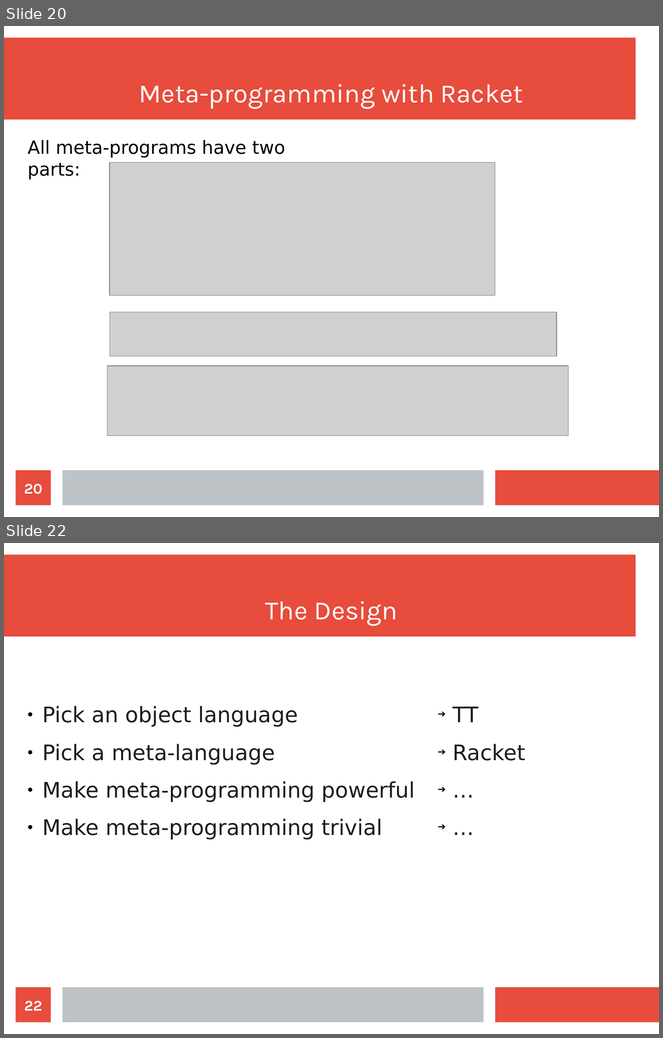
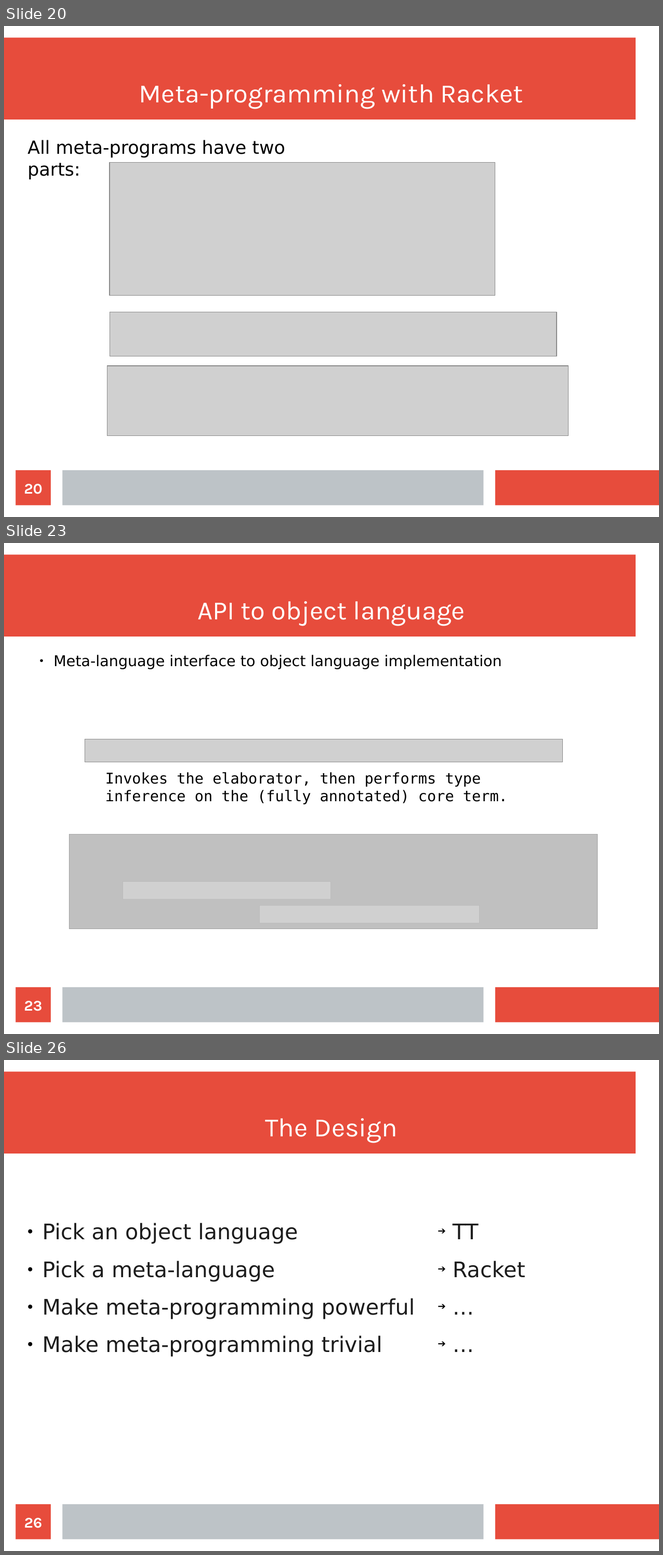
Before and after one commit to wilbowma/cur, a slide deck: hope-2016/slides.odp. Shown one above the other, each under a label of ours: slides 20 and 22 before the commit, slides 20, 23 and 26 after it; the slides between them are not shown. The pictures are 663x1038 and 663x1555 pixels, drawn with LibreOffice and Linux fonts; fonts in the diff are those of the drawing; grey boxes stand for pictures. Boxes give left, top, right and bottom in pixels: in the first picture for what was removed or moved away, otherwise in the second. Text is boxed around its words. In the diff, an @@ line names an element or a change of style, - is before the commit and + after.

```diff
--- a/hope-2016/slides.odp
+++ b/hope-2016/slides.odp
@@ slide 23 added at bbox=[4, 543, 659, 1034], background #FFFFFF; not listed: 3 template elements that a slide beside it also shows @@
@@ title added at bbox=[197, 601, 465, 626], 32 pt, text #FFFFFF @@
+API to object language
@@ text added at bbox=[53, 655, 502, 669], 18 pt, text #000000 @@
+● Meta-language interface to object language implementation
@@ picture added at bbox=[85, 739, 563, 762] @@
@@ text added at bbox=[105, 772, 508, 805], 18 pt, text #000000 @@
+Invokes the elaborator, then performs type inference on the (fully annotated) core term.
@@ picture added at bbox=[70, 834, 598, 929] @@
@@ freeform shape added at bbox=[70, 834, 598, 929], fill #B2B2B2 at 50% opacity, outline #B2B2B2 0 pt @@
@@ page number added at bbox=[16, 988, 51, 1023], fill #E74C3C, 18 pt, text #FFFFFF, bold @@
+23
@@ what was slide 22 is now slide 26 @@
@@ page number at bbox=[24, 1518, 42, 1529]: text changed @@
-22
+26
```
Also in this commit, not shown: 6 slides changed, 3 other slides added, 1 other file.
